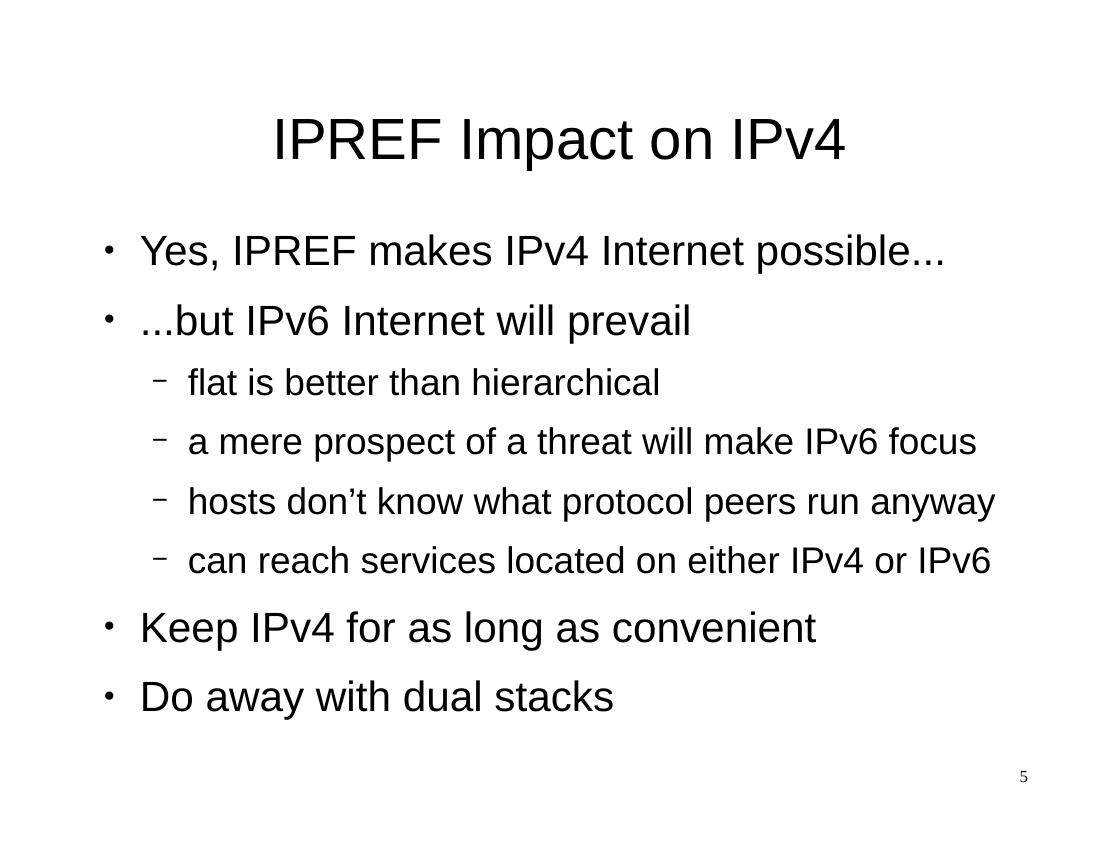
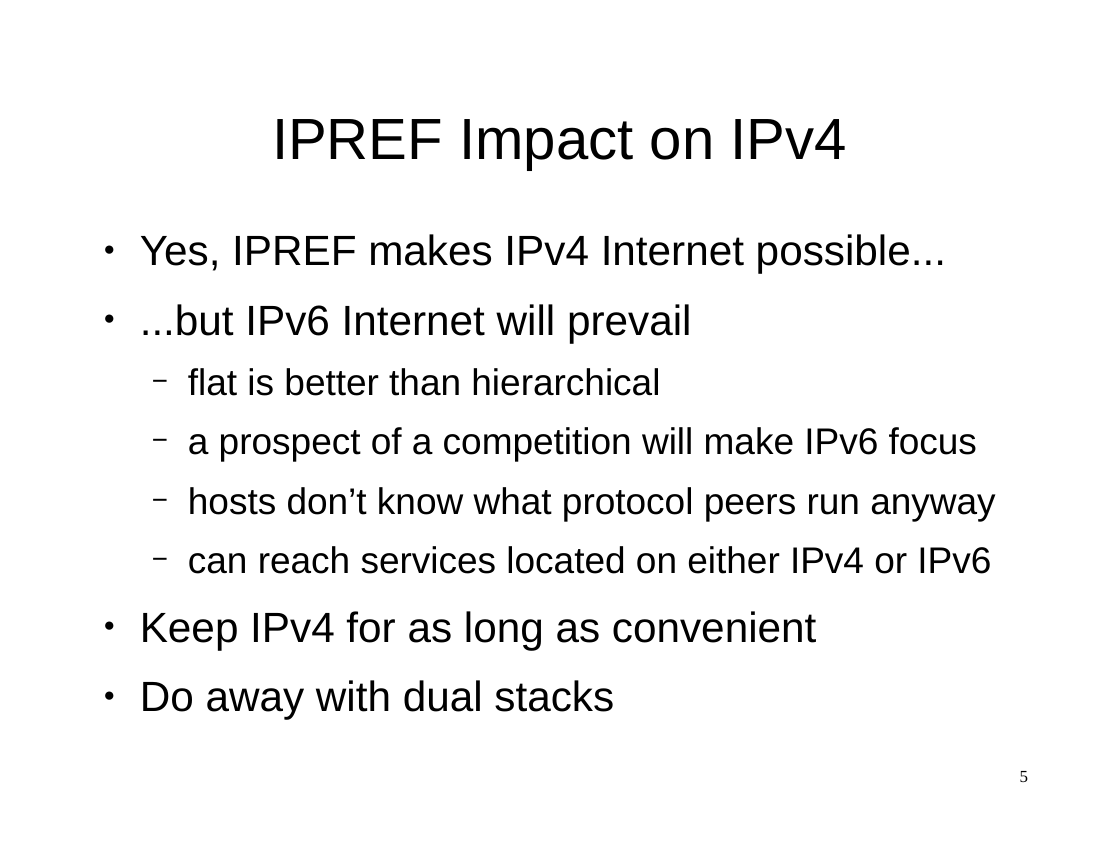
Before and after one commit to ipref/ietf, a slide deck: slide 5 of ipref.slides.ietf-117.sfo.2023.odp. Drawn at 1120x865 pixels with LibreOffice and Linux fonts; fonts in the diff are those of the drawing. Boxes give left, top, right and bottom in pixels: in the first picture for what was removed or moved away, otherwise in the second. Text is boxed around its words. In the diff, an @@ line names an element or a change of style, - is before the commit and + after.

```diff
--- a/ipref.slides.ietf-117.sfo.2023.odp
+++ b/ipref.slides.ietf-117.sfo.2023.odp
@@ text at (188,427,977,461): text changed @@
-  − a mere prospect of a threat will make IPv6 focus
+  − a prospect of a competition will make IPv6 focus
```
Also in this commit, not shown: 2 other slides changed, 1 other file.
